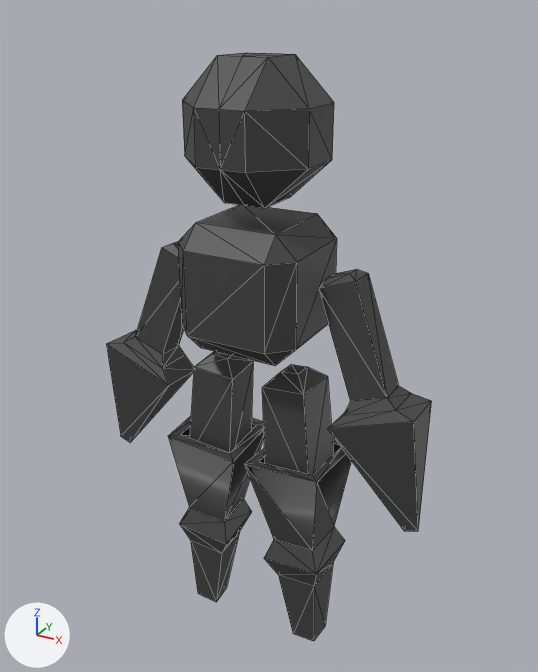
Before and after pictures for a commit that changed the OBJ model Resources/player/player.obj.
Before and after are seen from a 50 mm camera at (5.38, -9.44, 10.4) aimed at (0.01, 0.33, 5.51). Every picture has the same lights, and +X, +Y and +Z are marked at lower left. Mesh edges are drawn as thin lines. Where no turn or scale is listed for an object, it has been applied to the vertices. Vertices at the same position are counted once.

In view in the first picture: '立方体.001'.
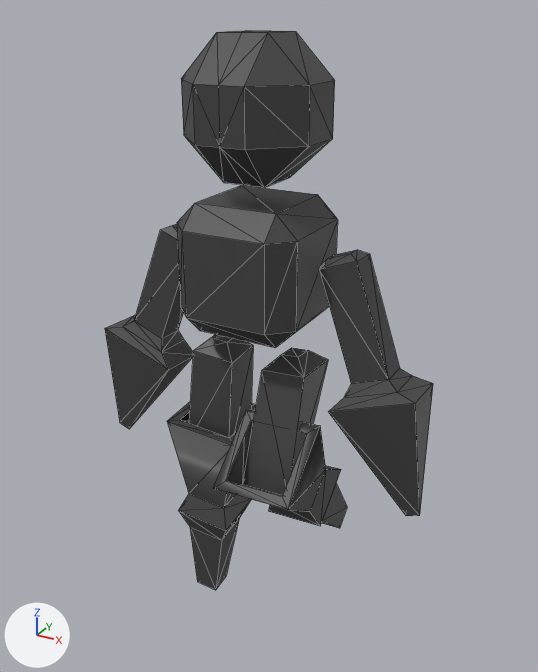
What differs and where, as boxes (x1, y1, x2, y2) in the pictures (538 x 672 px; the box of a moved part takes in the faces that stretch with it):
'立方体.001', reshaped: before (106, 53, 432, 641); after (105, 30, 433, 590)
part 1 of me_立方体_001, moved or reshaped: before (178, 205, 337, 366); after (177, 185, 338, 348)
part 2 of me_立方体_001, moved or reshaped: before (182, 53, 334, 208); after (181, 30, 335, 187)
part 3 of me_立方体_001, moved or reshaped: before (106, 242, 194, 443); after (105, 224, 193, 429)
part 4 of me_立方体_001, moved or reshaped: before (168, 351, 264, 602); after (167, 334, 256, 590)
part 5 of me_立方体_001, moved or reshaped: before (319, 269, 432, 532); after (319, 250, 433, 516)
part 6 of me_立方体_001, moved or reshaped: before (244, 364, 351, 641); after (213, 348, 347, 528)

The change in detail:
me_立方体_001 is used by ob_立方体_001; location (0.0, 0.0, 0.0).
me_立方体_001 had 180 vertices, 336 faces, 2 loose edges and spanned x -2.9..2.9, y -1.0..1.0, z 0.0..9.82.
me_立方体_001 now has 180 vertices, 336 faces, 2 loose edges and spans x -2.9..2.9, y -1.48..1.68, z 0.29..10.11.
me_立方体_001 part 1: the loose piece of 32 vertices spanning x -1.0..1.0, y -1.0..1.0, z 5.55..7.55 is moved by (0.0, 0.0, 0.29).
me_立方体_001 part 2: the loose piece of 32 vertices spanning x -1.0..1.0, y -1.0..1.0, z 7.82..9.82 is moved by (0.0, 0.0, 0.29).
me_立方体_001 part 3: the loose piece of 22 vertices spanning x -2.9..-1.11, y -0.49..0.34, z 2.94..6.96 is moved by (0.0, 0.0, 0.29).
me_立方体_001 part 4: the loose piece of 36 vertices spanning x -1.49..-0.1, y -0.68..0.67, z 0.0..5.21 is moved by (0.0, 0.0, 0.29).
me_立方体_001 part 5: the loose piece of 22 vertices spanning x 1.11..2.9, y -0.49..0.34, z 2.94..6.96 is moved by (0.0, 0.0, 0.29).
me_立方体_001 part 6: 36 of 180 vertices moved; they spanned x 0.1..1.49, y -0.68..0.67, z 0.0..5.21 and now span x 0.01..1.34, y -1.48..1.68, z 1.28..5.5; mean shift (-0.14, 0.0, 0.71); largest move (0.86, 0.17, 0.0) -> (0.58, 1.68, 1.57).
